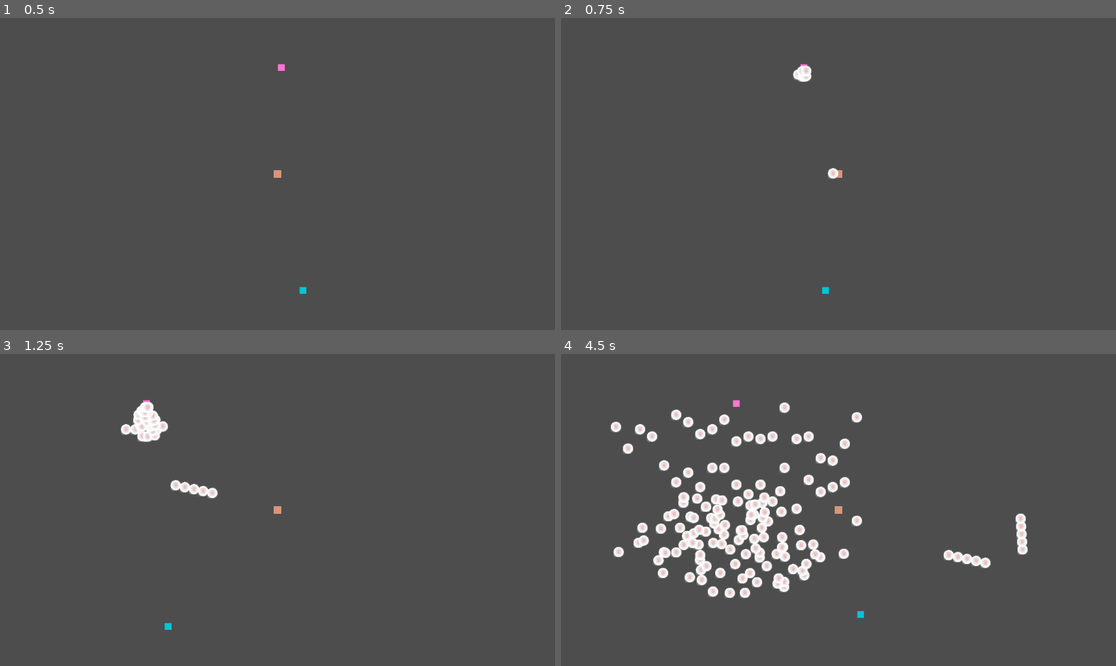
Above: before the commit, frames 1-4 (two rows, left to right).
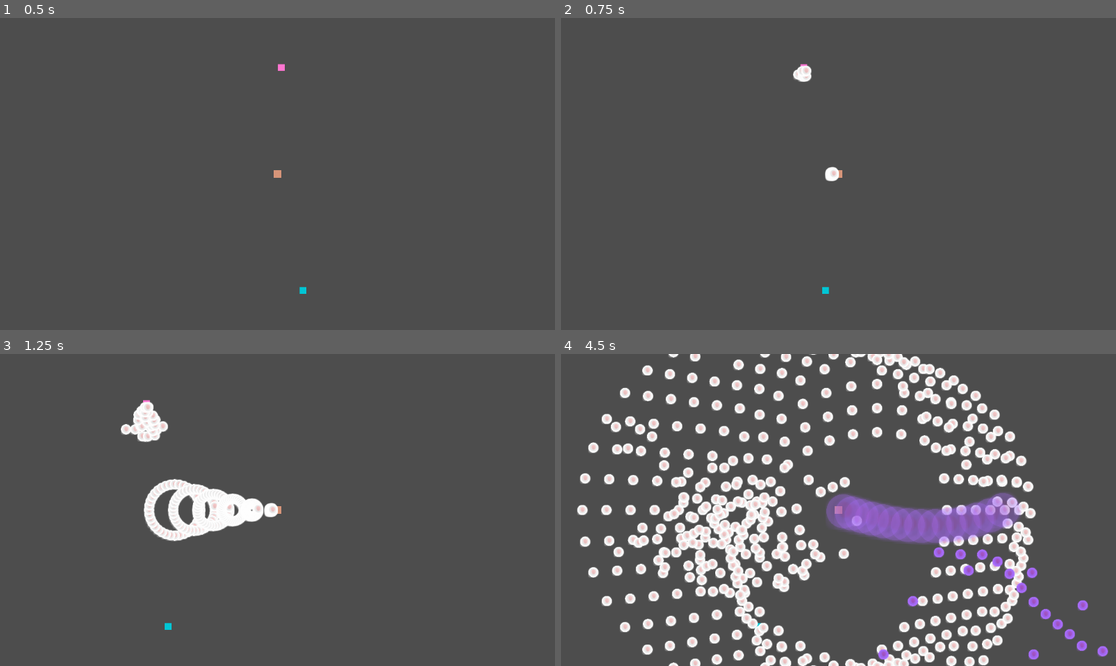
Above: after the commit, the same moments.

Repository: Simon014/PSLR2-Dungeon-Danmaku-Engine
Game: Godot game, scene res://RootScene.tscn
The game is run twice, just before and just after one commit, with the same random seed, the same clock (stepped at 60 frames per second) and the same inputs.
Inputs:
- Up to frame 1 (0.5 s): no input
- Up to frame 2 (0.75 s): tap Enter at 0.5 s; hold D (right) from 0.53 s (still down); tap 1 (SPAttack1) at 0.6 s
- Up to frame 3 (1.25 s): keep holding D (right); tap 2 (SPAttack2) at 0.8 s
- Up to frame 4 (4.5 s): release D (right) at 1.28 s; hold S (down) 1.28-2.03 s; tap 2 (SPAttack2) at 1.35, 3.05, 3.6 s; tap 3 (SPAttack3) at 1.55, 2.1, 3.8, 4.35 s; hold D (right) 2.03-2.78 s; tap 1 (SPAttack1) at 2.3, 2.85 s; hold W (up) 2.78-3.53 s; hold A (left) from 3.53 s (still down)

Frame 1 is identical in both runs. In frame 2, less than 0.1% of the frame differs, in the area x 47-51%, y 47-53%; in frame 3, 2.4%; in frame 4, 20%, in the area x 2-99%, y 0-100%.

Commit message:
player now has access to 3 spells now
oh boy, its starting to look pretty good

Diff:
--- a/pslr-2-dungeon-danmaku-engine/Entities/player/Player.tscn
+++ b/pslr-2-dungeon-danmaku-engine/Entities/player/Player.tscn
@@ -2,6 +2,153 @@
 
 [ext_resource type="Script" uid="uid://dwyxv6qi88xxj" path="res://Entities/player/PlayerController.gd" id="1_41wu2"]
 [ext_resource type="PackedScene" uid="uid://brt5c0qqu1ajj" path="res://Entities/Managers/attack_executor_manager.tscn" id="2_fe6c5"]
+[ext_resource type="Script" uid="uid://canqgpmdpsups" path="res://DDEcore/AttackResources/Attacks/Attack.gd" id="2_yfiod"]
+[ext_resource type="Script" uid="uid://c1kc2tulupqfb" path="res://DDEcore/AttackResources/Bullets/Bullet.gd" id="3_yxyux"]
+[ext_resource type="Script" uid="uid://dw6tlb0c7mt7y" path="res://DDEcore/AttackResources/AttackShapes/ShapeBase.gd" id="4_8781j"]
+[ext_resource type="Script" uid="uid://8j14v5u27w31" path="res://DDEcore/AttackResources/Bullets/split.gd" id="5_0wq8u"]
+[ext_resource type="Script" uid="uid://fbv70gg53nhe" path="res://DDEcore/AttackResources/Bullets/bomb.gd" id="6_k5ofa"]
+[ext_resource type="Script" uid="uid://dy1ycf0gsxr8t" path="res://DDEcore/AttackResources/Bullets/effect.gd" id="7_3jmra"]
+[ext_resource type="Script" uid="uid://2qhm7aos5e31" path="res://DDEcore/AttackResources/Bullets/lazer.gd" id="8_cpa8t"]
+[ext_resource type="Script" uid="uid://ci72njx1mc2l8" path="res://DDEcore/AttackResources/Bullets/homing.gd" id="9_nck5w"]
+
+[sub_resource type="Resource" id="Resource_pg67i"]
+script = ExtResource("3_yxyux")
+friendly = true
+metadata/_custom_type_script = "uid://c1kc2tulupqfb"
+
+[sub_resource type="Resource" id="Resource_g7xp2"]
+script = ExtResource("4_8781j")
+MathFunction = "x*10"
+Var1 = 0.0
+var2 = 36.0
+metadata/_custom_type_script = "uid://dw6tlb0c7mt7y"
+
+[sub_resource type="Resource" id="Resource_6146v"]
+script = ExtResource("2_yfiod")
+bullet = SubResource("Resource_pg67i")
+shape = SubResource("Resource_g7xp2")
+Repeat = 10
+UseEntityStats = true
+metadata/_custom_type_script = "uid://canqgpmdpsups"
+
+[sub_resource type="Resource" id="Resource_mum5m"]
+script = ExtResource("6_k5ofa")
+friendly = true
+metadata/_custom_type_script = "uid://fbv70gg53nhe"
+
+[sub_resource type="Resource" id="Resource_544bw"]
+script = ExtResource("5_0wq8u")
+splitBullet = SubResource("Resource_mum5m")
+friendly = true
+metadata/_custom_type_script = "uid://8j14v5u27w31"
+
+[sub_resource type="Resource" id="Resource_w70jl"]
+script = ExtResource("4_8781j")
+Type = "Cartesian"
+Mode = "Iterative"
+MathFunction = "sin(x)"
+Var1 = 10.0
+var2 = 5.0
+metadata/_custom_type_script = "uid://dw6tlb0c7mt7y"
+
+[sub_resource type="Resource" id="Resource_b03up"]
+script = ExtResource("2_yfiod")
+bullet = SubResource("Resource_544bw")
+shape = SubResource("Resource_w70jl")
+UseEntityStats = true
+metadata/_custom_type_script = "uid://canqgpmdpsups"
+
+[sub_resource type="Resource" id="Resource_wy33q"]
+script = ExtResource("7_3jmra")
+appliedEffect = "poison"
+friendly = true
+metadata/_custom_type_script = "uid://dy1ycf0gsxr8t"
+
+[sub_resource type="Resource" id="Resource_dwo8s"]
+script = ExtResource("4_8781j")
+Mode = "Iterative"
+MathFunction = "x*10"
+Var1 = 0.0
+var2 = 36.0
+metadata/_custom_type_script = "uid://dw6tlb0c7mt7y"
+
+[sub_resource type="Resource" id="Resource_ybe68"]
+script = ExtResource("2_yfiod")
+bullet = SubResource("Resource_wy33q")
+shape = SubResource("Resource_dwo8s")
+Repeat = 2
+UseEntityStats = true
+metadata/_custom_type_script = "uid://canqgpmdpsups"
+
+[sub_resource type="Resource" id="Resource_rw22j"]
+script = ExtResource("8_cpa8t")
+width = 1.0
+friendly = true
+metadata/_custom_type_script = "uid://2qhm7aos5e31"
+
+[sub_resource type="Resource" id="Resource_w2hcu"]
+script = ExtResource("4_8781j")
+Type = "Cartesian"
+Mode = "Iterative"
+MathFunction = "pow(x,2)"
+Var1 = 10.0
+var2 = 5.0
+var3 = Vector2(0, 1)
+metadata/_custom_type_script = "uid://dw6tlb0c7mt7y"
+
+[sub_resource type="Resource" id="Resource_q4s4b"]
+script = ExtResource("2_yfiod")
+bullet = SubResource("Resource_rw22j")
+shape = SubResource("Resource_w2hcu")
+UseEntityStats = true
+metadata/_custom_type_script = "uid://canqgpmdpsups"
+
+[sub_resource type="Resource" id="Resource_2v6wu"]
+script = ExtResource("9_nck5w")
+pathstart = 1.0
+acceleration = 22.0
+friendly = true
+metadata/_custom_type_script = "uid://ci72njx1mc2l8"
+
+[sub_resource type="Resource" id="Resource_cxkk6"]
+script = ExtResource("4_8781j")
+Type = "Cartesian"
+MathFunction = "pow(x,2)"
+Var1 = 10.0
+var2 = 10.0
+metadata/_custom_type_script = "uid://dw6tlb0c7mt7y"
+
+[sub_resource type="Resource" id="Resource_uapkn"]
+script = ExtResource("2_yfiod")
+bullet = SubResource("Resource_2v6wu")
+shape = SubResource("Resource_cxkk6")
+UseEntityStats = true
+metadata/_custom_type_script = "uid://canqgpmdpsups"
+
+[sub_resource type="Resource" id="Resource_xsk1b"]
+script = ExtResource("3_yxyux")
+friendly = true
+metadata/_custom_type_script = "uid://c1kc2tulupqfb"
+
+[sub_resource type="Resource" id="Resource_ngtlt"]
+script = ExtResource("5_0wq8u")
+splitBullet = SubResource("Resource_xsk1b")
+friendly = true
+metadata/_custom_type_script = "uid://8j14v5u27w31"
+
+[sub_resource type="Resource" id="Resource_loyjl"]
+script = ExtResource("4_8781j")
+Mode = "Iterative"
+MathFunction = "x*36"
+Var1 = 0.0
+var2 = 10.0
+metadata/_custom_type_script = "uid://dw6tlb0c7mt7y"
+
+[sub_resource type="Resource" id="Resource_4qwkh"]
+script = ExtResource("2_yfiod")
+bullet = SubResource("Resource_ngtlt")
+shape = SubResource("Resource_loyjl")
+metadata/_custom_type_script = "uid://canqgpmdpsups"
 
 [sub_resource type="CircleShape2D" id="CircleShape2D_mq5ly"]
 radius = 8.062258
@@ -12,6 +159,9 @@
 [node name="Player" type="CharacterBody2D" unique_id=217802643]
 collision_layer = 0
 script = ExtResource("1_41wu2")
+attack1 = Array[ExtResource("2_yfiod")]([SubResource("Resource_6146v")])
+attack2 = Array[ExtResource("2_yfiod")]([SubResource("Resource_b03up"), SubResource("Resource_ybe68"), SubResource("Resource_q4s4b")])
+attack3 = Array[ExtResource("2_yfiod")]([SubResource("Resource_uapkn"), SubResource("Resource_4qwkh")])
 
 [node name="ColorRect" type="ColorRect" parent="." unique_id=1181528564]
 offset_left = -8.0
--- a/pslr-2-dungeon-danmaku-engine/Entities/player/PlayerController.gd
+++ b/pslr-2-dungeon-danmaku-engine/Entities/player/PlayerController.gd
@@ -12,16 +12,19 @@
 var atkspeed = corePlayerVars.attackspeed
 var attackExecutor
 
+@export_group("SP attacks")
+var WeakAttackBullet = Bullet.new()
 @export var attack1: Array[Attack]
+@export var attack2: Array[Attack]
+@export var attack3: Array[Attack]
 
 func _ready() -> void:
 	attackExecutor = $AttackExecutorManager
 	pass
 
 
-func attack():
-	attackExecutor.ExecuteNewAttack(attack1)
-	pass
+
+
 
 func _input(event: InputEvent) -> void:
 	if (corePlayerVars.SlowRemaining):
@@ -32,9 +35,11 @@
 		velocity = velocity / 3
 
 	if (Input.is_action_just_pressed("SPAttack1")):
-		attack()
-	pass
-
+		attackExecutor.ExecuteNewAttack(attack1)
+	if (Input.is_action_just_pressed("SPAttack2")):
+		attackExecutor.ExecuteNewAttack(attack2)
+	if (Input.is_action_just_pressed("SPAttack3")):
+		attackExecutor.ExecuteNewAttack(attack3)
 func _process(delta: float) -> void:
 	move_and_slide()
 	corePlayerVars.position = position
@@ -69,9 +74,6 @@
 		defence = corePlayerVars.defence * coreGlobalConst.lowdef
 	else:
 		defence = corePlayerVars.defence
-
-	if AttackIterating != 0:
-		attack()
 	for i in $DetectionArea.get_overlapping_bodies():
 		if (i.friendly == false):
 			if (i.name.contains("Bullet")):
--- a/pslr-2-dungeon-danmaku-engine/RootScene.tscn
+++ b/pslr-2-dungeon-danmaku-engine/RootScene.tscn
@@ -8,25 +8,6 @@
 [ext_resource type="Script" uid="uid://canqgpmdpsups" path="res://DDEcore/AttackResources/Attacks/Attack.gd" id="6_8b3ly"]
 [ext_resource type="Script" uid="uid://c1kc2tulupqfb" path="res://DDEcore/AttackResources/Bullets/Bullet.gd" id="8_8b3ly"]
 [ext_resource type="Script" uid="uid://fbv70gg53nhe" path="res://DDEcore/AttackResources/Bullets/bomb.gd" id="9_644yn"]
-
-[sub_resource type="Resource" id="Resource_8b3ly"]
-script = ExtResource("8_8b3ly")
-friendly = true
-metadata/_custom_type_script = "uid://c1kc2tulupqfb"
-
-[sub_resource type="Resource" id="Resource_eqcq4"]
-script = ExtResource("5_u0r43")
-Type = "Cartesian"
-Mode = "Iterative"
-var3 = Vector2(0, -1)
-metadata/_custom_type_script = "uid://dw6tlb0c7mt7y"
-
-[sub_resource type="Resource" id="Resource_s6oar"]
-script = ExtResource("6_8b3ly")
-bullet = SubResource("Resource_8b3ly")
-shape = SubResource("Resource_eqcq4")
-UseEntityStats = true
-metadata/_custom_type_script = "uid://canqgpmdpsups"
 
 [sub_resource type="Resource" id="Resource_644yn"]
 script = ExtResource("8_8b3ly")
@@ -71,7 +52,6 @@
 
 [node name="Player" parent="." unique_id=217802643 instance=ExtResource("1_vw6t8")]
 position = Vector2(569, 254)
-attack1 = Array[ExtResource("6_8b3ly")]([SubResource("Resource_s6oar")])
 
 [node name="Partner" parent="." unique_id=617075088 instance=ExtResource("3_y8vh0")]
 position = Vector2(622, 496)
